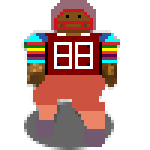
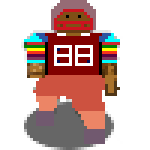
Layer changes from the first w=150, h=150 image to the second:
painted on "A_Stand_Player.png" over [27, 42, 120, 147]
